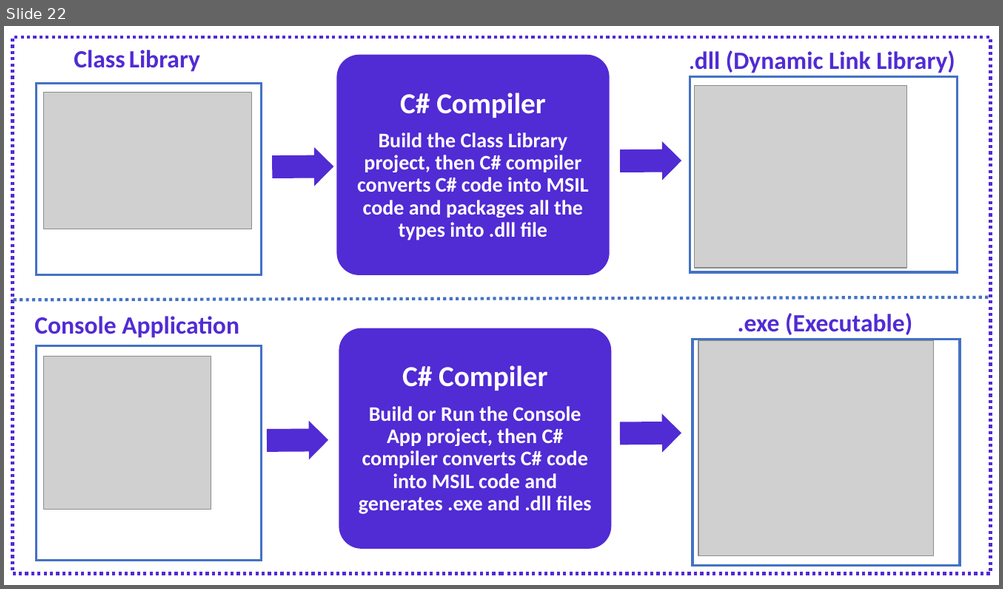
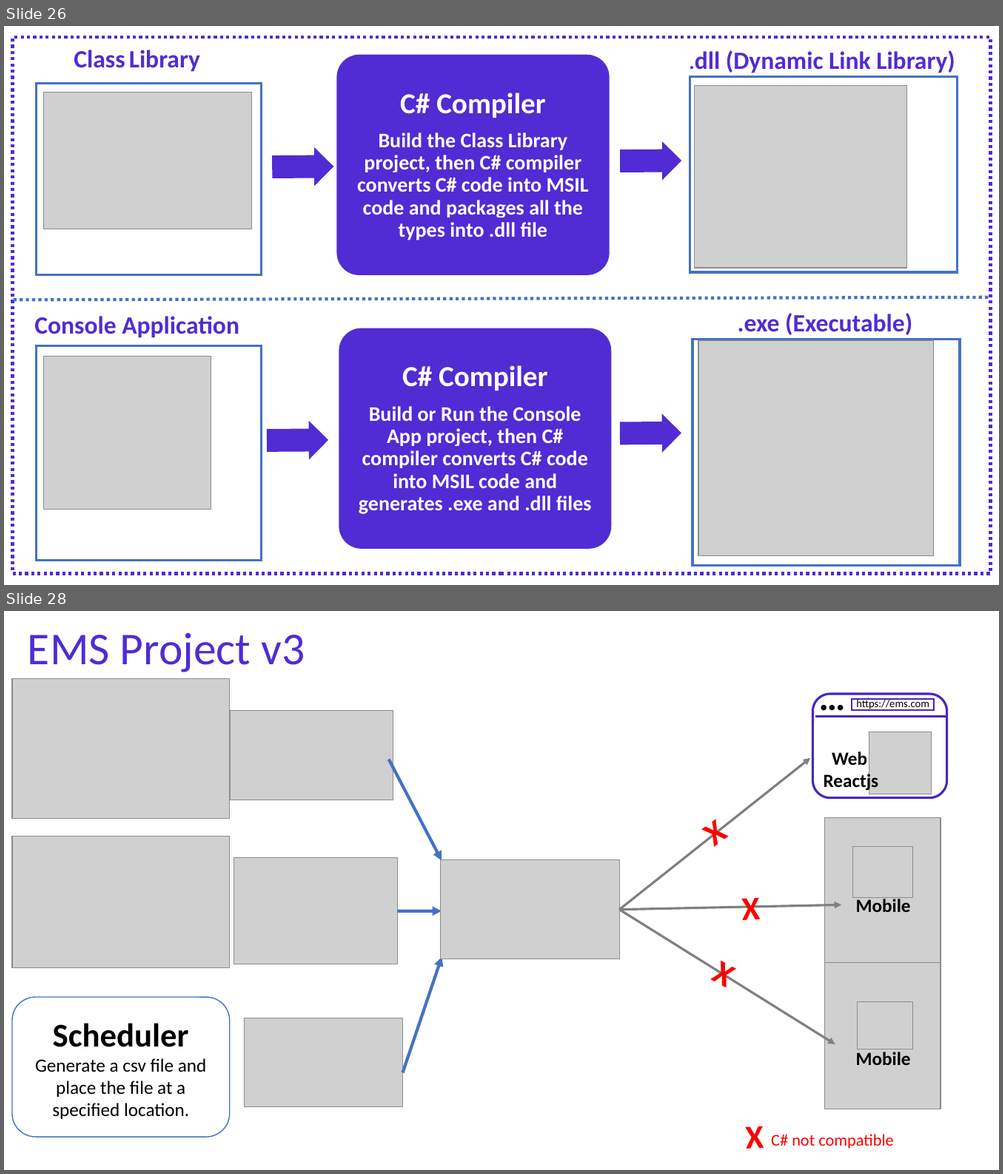
Before and after one commit to NaveenChittimalla/C-Sharp-Fundamentals, a slide deck: docs/C Sharp Programming Language - Fundaments.pptx. Shown one above the other, each under a label of ours: slide 22 before the commit, slides 26 and 28 after it; the slides between them are not shown. The pictures are 1003x589 and 1003x1174 pixels, drawn with LibreOffice and Linux fonts; fonts in the diff are those of the drawing; grey boxes stand for pictures. Boxes give left, top, right and bottom in pixels: in the first picture for what was removed or moved away, otherwise in the second. Text is boxed around its words. In the diff, an @@ line names an element or a change of style, - is before the commit and + after.

```diff
--- a/docs/C Sharp Programming Language - Fundaments.pptx
+++ b/docs/C Sharp Programming Language - Fundaments.pptx
@@ slide 28 added at bbox=[4, 611, 999, 1170], background #FFFFFF @@
@@ text added at bbox=[28, 632, 304, 672], 44 pt, text #512BD4 @@
+EMS Project v3
@@ text added at bbox=[811, 669, 853, 722], 36 pt, text #000000, bold @@
+…
@@ picture added at bbox=[12, 679, 229, 819] @@
@@ rounded rectangle added at bbox=[813, 694, 947, 798], fill #FFFFFF, outline #4826C0 2.25 pt @@
@@ rectangle added at bbox=[851, 699, 933, 711], fill #FFFFFF, outline #4826C0 1.5 pt @@
@@ text added at bbox=[856, 698, 929, 710], 10.5 pt, text #000000 @@
+https://ems.com
@@ picture added at bbox=[230, 710, 393, 800] @@
@@ line added from (815, 716) to (947, 716), #4826C0 2.25 pt @@
@@ picture added at bbox=[869, 732, 930, 794] @@
@@ arrow added from (389, 760) to (441, 861), #4472C4 3 pt @@
@@ arrow added from (620, 910) to (811, 758), #808080 2.25 pt @@
@@ text added at bbox=[823, 752, 879, 792], 18 pt, text #000000, bold @@
+Web
+Reactjs
@@ text added at bbox=[714, 820, 729, 846], 32 pt, text #FF0000, bold @@
+X
@@ picture added at bbox=[825, 817, 940, 964] @@
@@ picture added at bbox=[12, 836, 229, 968] @@
@@ picture added at bbox=[852, 847, 912, 898] @@
@@ picture added at bbox=[234, 858, 397, 965] @@
@@ picture added at bbox=[441, 860, 620, 960] @@
@@ text added at bbox=[742, 897, 760, 920], 32 pt, text #FF0000, bold @@
+X
@@ text added at bbox=[856, 897, 910, 912], 18 pt, text #000000, bold @@
+Mobile
@@ arrow added from (397, 911) to (441, 911), #4472C4 3 pt @@
@@ arrow added from (620, 910) to (835, 1045), #808080 2.25 pt @@
@@ arrow added from (620, 910) to (841, 905), #808080 2.25 pt @@
@@ arrow added from (402, 1073) to (442, 957), #4472C4 3 pt @@
@@ text added at bbox=[710, 960, 726, 988], 32 pt, text #FF0000, bold @@
+X
@@ picture added at bbox=[825, 963, 940, 1110] @@
@@ rounded rectangle added at bbox=[12, 997, 229, 1138], fill #FFFFFF, outline #4472C4 1 pt, 18 pt, text #000000 @@
+Scheduler
+Generate a csv file and place the file at a specified location.
@@ picture added at bbox=[857, 1002, 913, 1049] @@
@@ picture added at bbox=[244, 1019, 402, 1107] @@
@@ text added at bbox=[856, 1052, 910, 1065], 18 pt, text #000000, bold @@
+Mobile
@@ text added at bbox=[745, 1126, 764, 1149], 32 pt, text #FF0000, bold @@
+X
@@ text added at bbox=[771, 1134, 893, 1149], 16 pt, text #FF0000 @@
+C# not compatible
@@ what was slide 22 is now slide 26 @@
```
Also in this commit, not shown: 2 slides changed, 8 other slides added, 1 other file.
